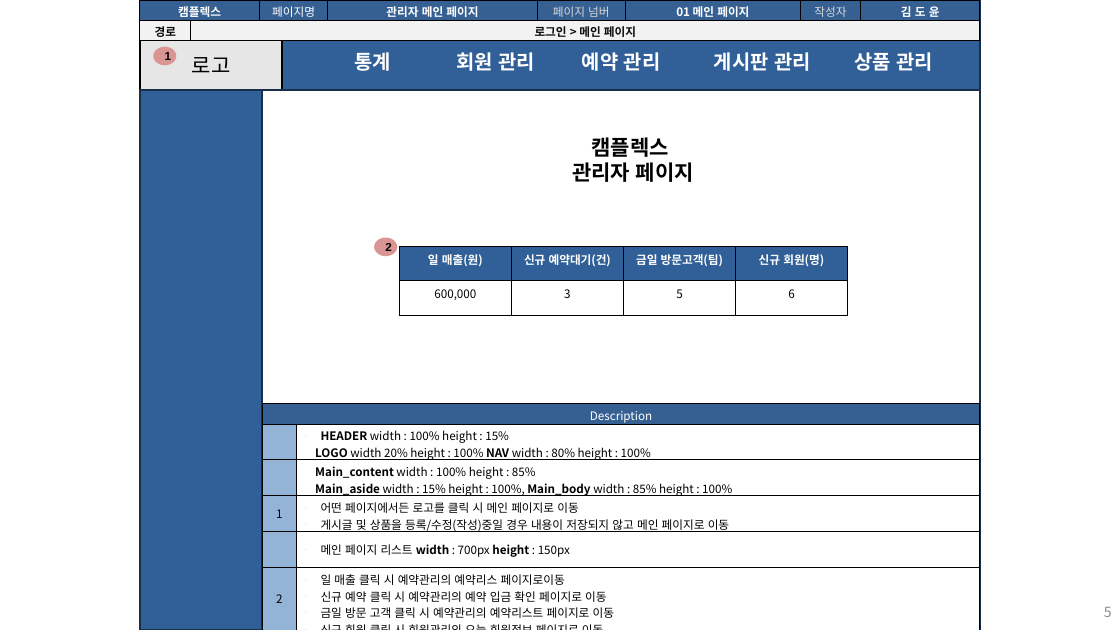
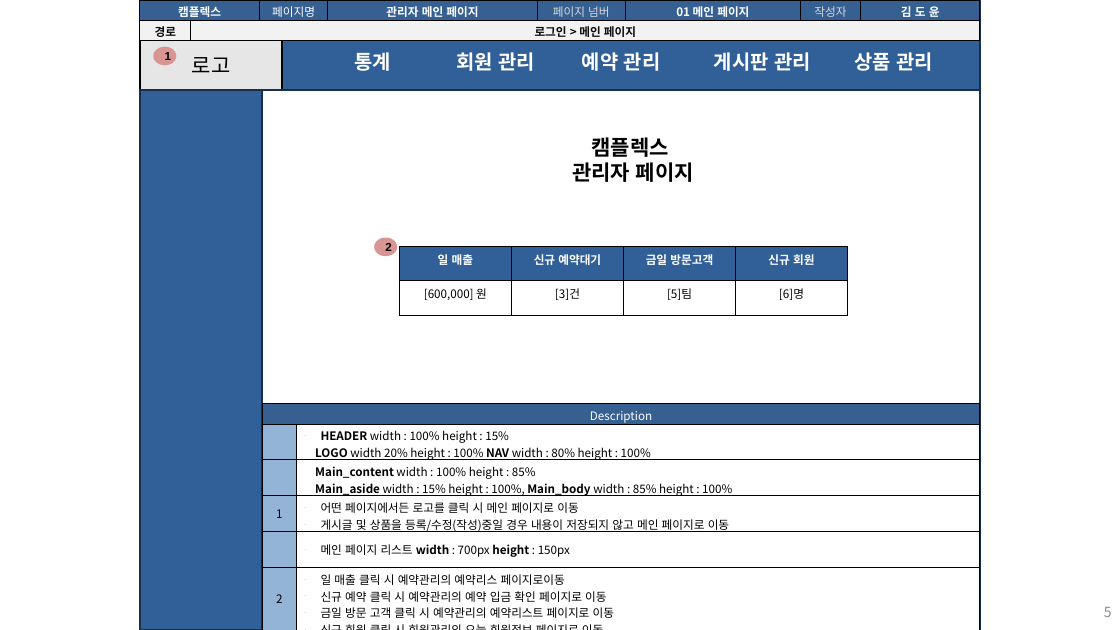
Before and after one commit to seoulsudal/CamFlexProject, a slide deck: slide 5 of 프로젝트 산출물/9. 스토리보드/캠플렉스 관리자_스토리보드.pptx. Drawn at 1120x630 pixels with LibreOffice and Linux fonts; fonts in the diff are those of the drawing. Boxes give left, top, right and bottom in pixels: in the first picture for what was removed or moved away, otherwise in the second. Text is boxed around its words. In the diff, an @@ line names an element or a change of style, - is before the commit and + after.

```diff
--- a/프로젝트 산출물/9. 스토리보드/캠플렉스 관리자_스토리보드.pptx
+++ b/프로젝트 산출물/9. 스토리보드/캠플렉스 관리자_스토리보드.pptx
@@ table at (399, 247, 847, 315) @@
-row 1: 일 매출(원) | 신규 예약대기(건) | 금일 방문고객(팀) | 신규 회원(명)
+row 1: 일 매출 | 신규 예약대기 | 금일 방문고객 | 신규 회원
-row 2: 600,000 | 3 | 5 | 6
+row 2: [600,000] 원 | [3]건 | [5]팀 | [6]명
```
Also in this commit, not shown: 13 other slides changed, 11 other files.
